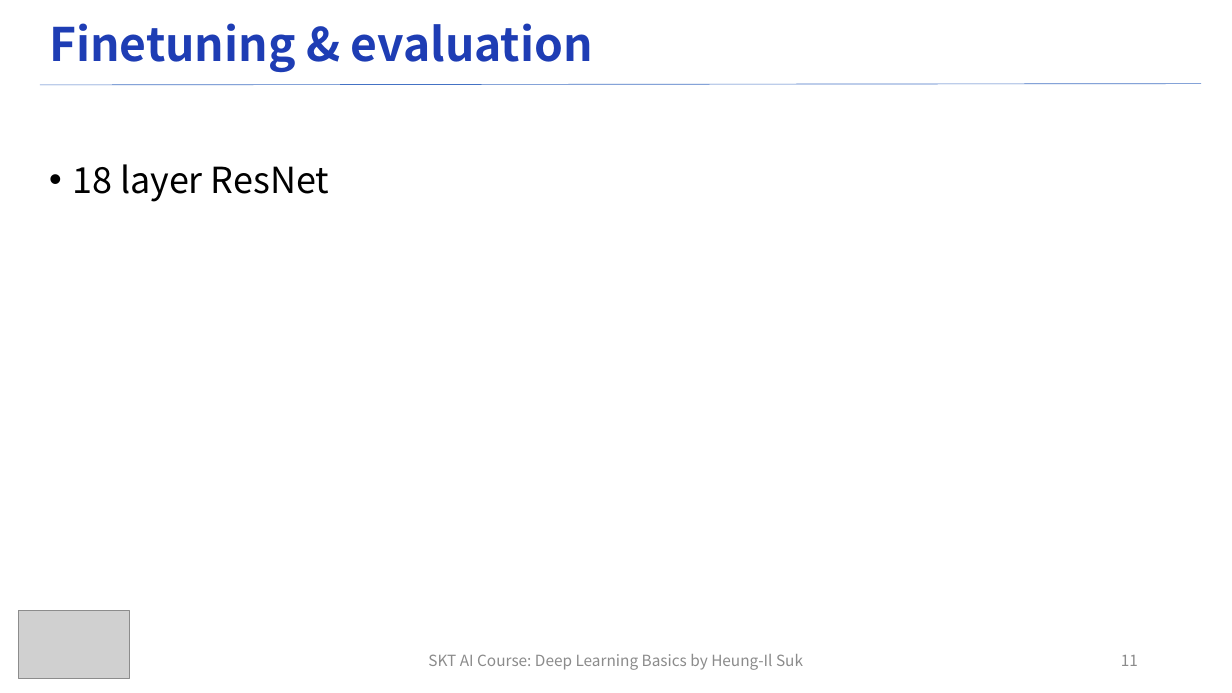
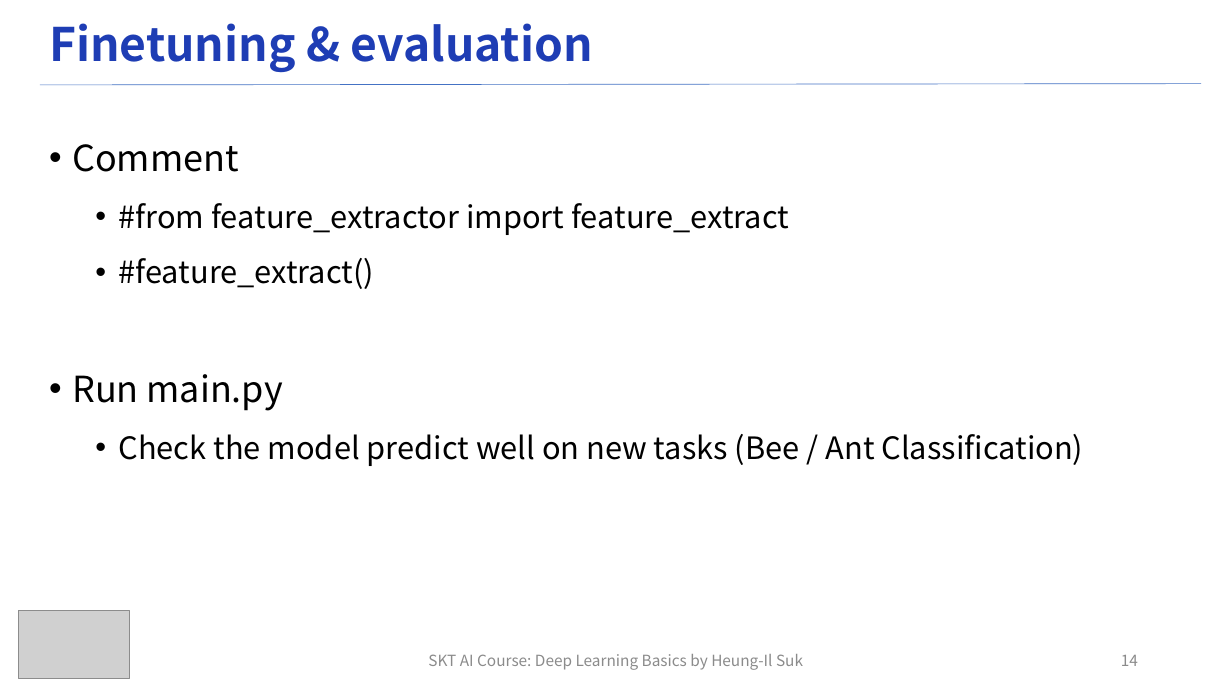
Before and after one commit to ku-milab/DeepLearningTutorial, a slide deck: slide 14 of lecture_slides/Practice/Practice#4_SKT_Deep_Learning_Lecture.pptx (slide 11 before the commit). Drawn at 1232x693 pixels with LibreOffice and Linux fonts; fonts in the diff are those of the drawing; grey boxes stand for pictures. Boxes give left, top, right and bottom in pixels: in the first picture for what was removed or moved away, otherwise in the second. Text is boxed around its words. In the diff, an @@ line names an element or a change of style, - is before the commit and + after.

```diff
--- a/lecture_slides/Practice/Practice#4_SKT_Deep_Learning_Lecture.pptx
+++ b/lecture_slides/Practice/Practice#4_SKT_Deep_Learning_Lecture.pptx
@@ text at bbox=[72, 144, 1084, 466]: text changed; size 28 to 24 pt @@
-• 18 layer ResNet
+• Comment
+  • #from feature_extractor import feature_extract
+  • #feature_extract()
+• Run main.py
+  • Check the model predict well on new tasks (Bee / Ant Classification)
@@ page number at bbox=[1121, 655, 1138, 666]: text changed @@
-11
+14
```
Also in this commit, not shown: 8 other slides changed, 5 slides added, 4 other files.
